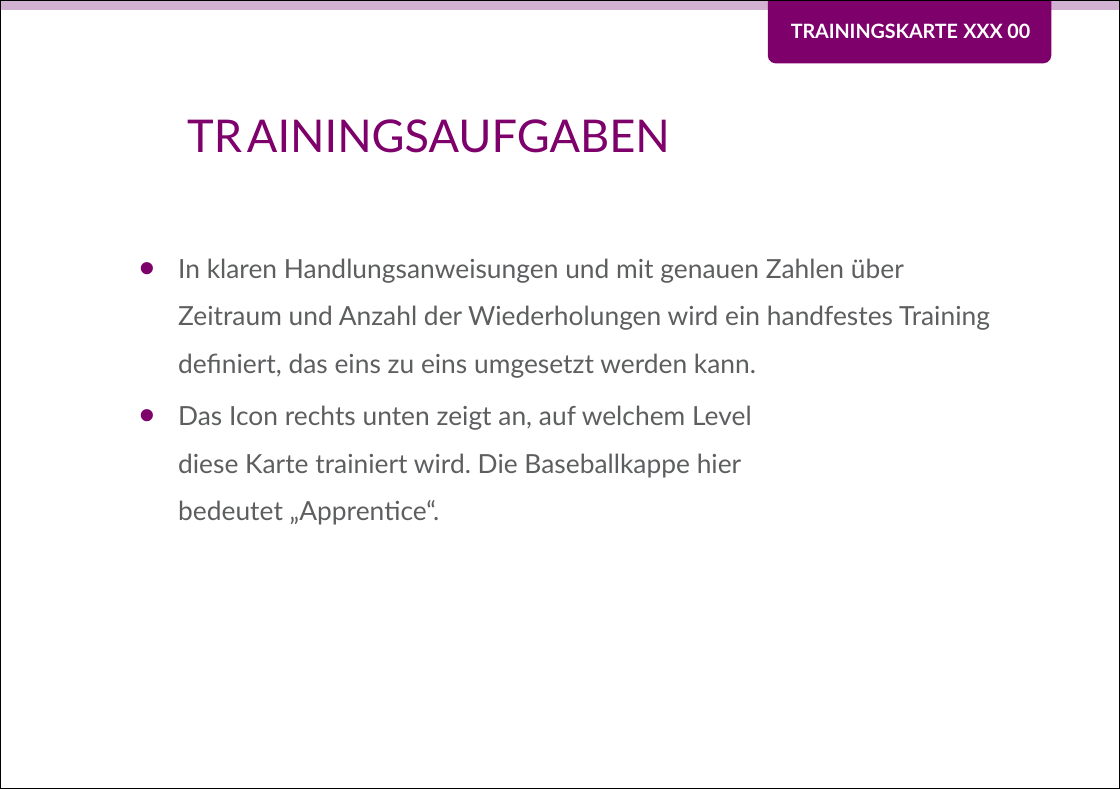
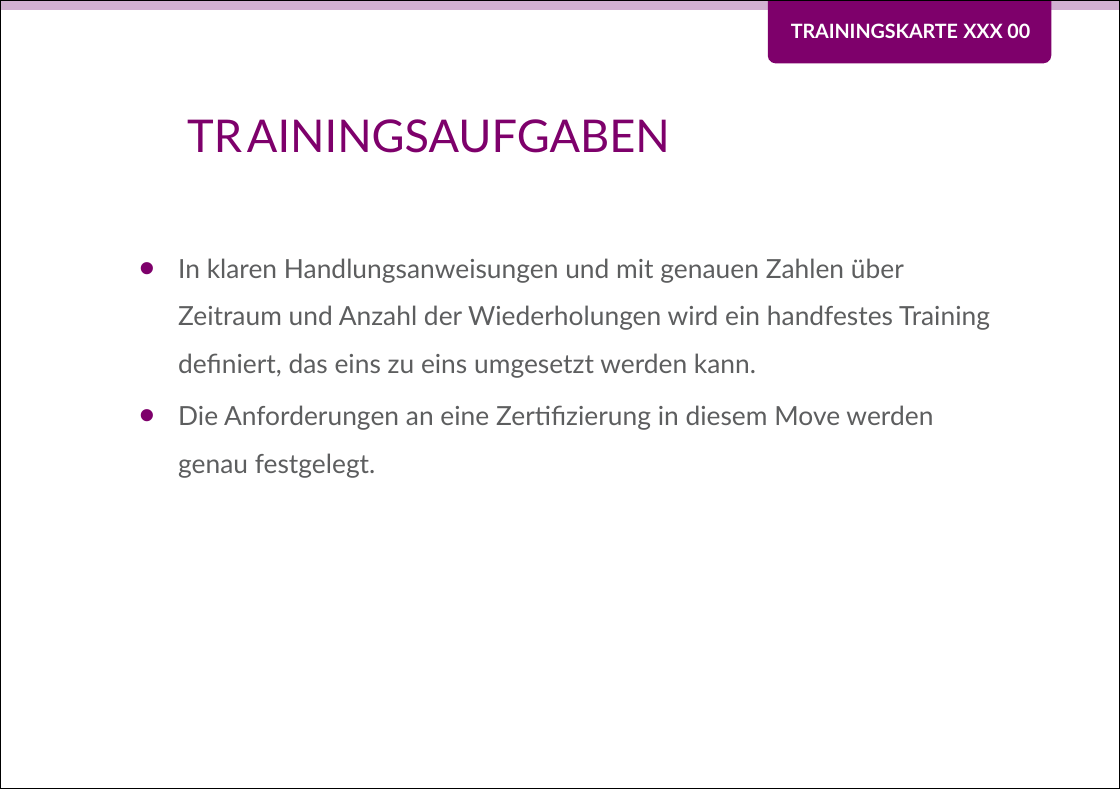
Before and after one commit to Teamtool/training-materials, a slide deck: slide 2 of training-cards/music moves/01_musicmoves_templates/Aufbau_einer_Karte.pptx. Drawn at 1120x789 pixels with LibreOffice and Linux fonts; fonts in the diff are those of the drawing; background and template pictures are left out. Boxes give left, top, right and bottom in pixels: in the first picture for what was removed or moved away, otherwise in the second. Text is boxed around its words. In the diff, an @@ line names an element or a change of style, - is before the commit and + after.

```diff
--- a/training-cards/music moves/01_musicmoves_templates/Aufbau_einer_Karte.pptx
+++ b/training-cards/music moves/01_musicmoves_templates/Aufbau_einer_Karte.pptx
@@ text at (178, 405, 933, 478): text changed @@
-• Das Icon rechts unten zeigt an, auf welchem Level
-  diese Karte trainiert wird. Die Baseballkappe hier
-  bedeutet „Apprentice“.
+• Die Anforderungen an eine Zertifizierung in diesem Move werden genau festgelegt.
```
Also in this commit, not shown: 1 other slide changed, 2 other files.
